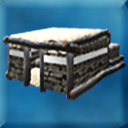
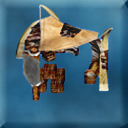
Layered file, before and after one edit (128 x 128). Changes by layer:
hid "depot" over [left=3, top=27, right=126, bottom=101]
added layer "Camada 2" above "Layer 2" over [left=14, top=3, right=115, bottom=103]
